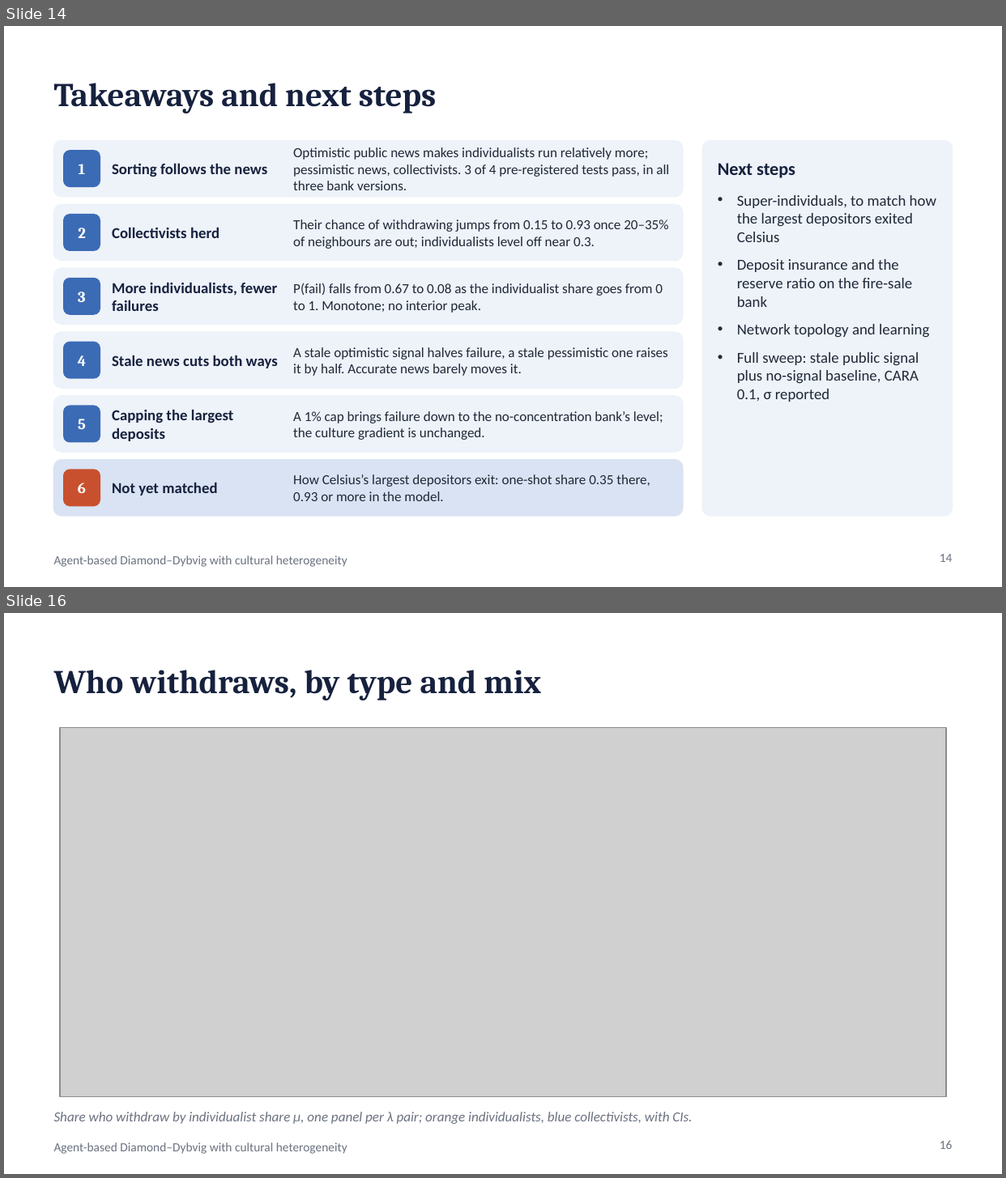
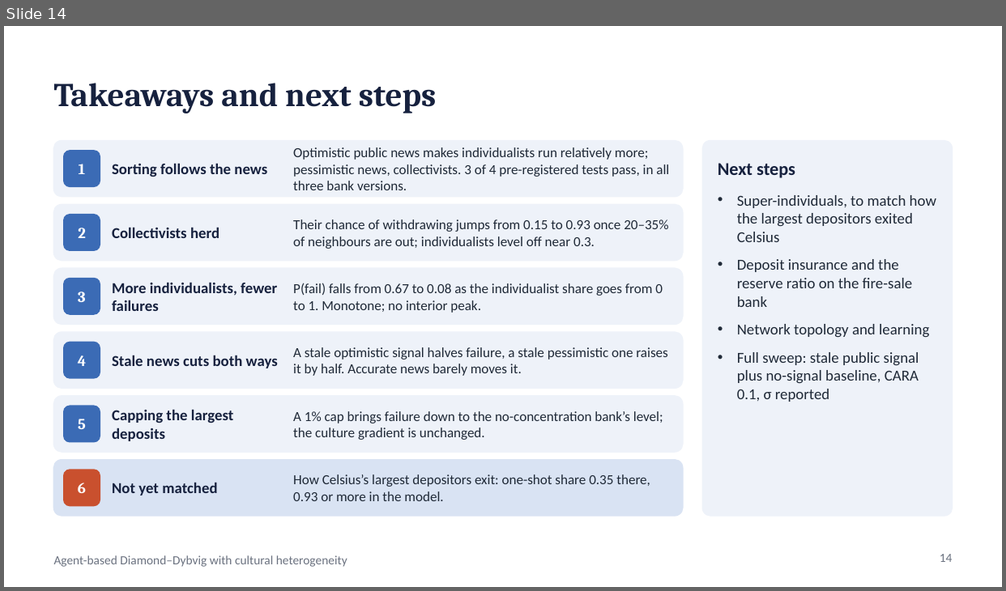
Before and after one commit to wlstover/BankRuns5, a slide deck: docs/deck_2026-10-26_seminar.pptx. Shown one above the other, each under a label of ours: slides 14 and 16 before the commit, slide 14 after it; the slides between them are not shown. The pictures are 1006x1178 and 1006x591 pixels, drawn with LibreOffice and Linux fonts; fonts in the diff are those of the drawing; grey boxes stand for pictures. Boxes give left, top, right and bottom in pixels: in the first picture for what was removed or moved away, otherwise in the second. Text is boxed around its words. In the diff, an @@ line names an element or a change of style, - is before the commit and + after.

```diff
--- a/docs/deck_2026-10-26_seminar.pptx
+++ b/docs/deck_2026-10-26_seminar.pptx
@@ slide 16 removed at [4, 613, 1002, 1174], background #FFFFFF; not listed: 1 template element that a slide beside it also shows @@
@@ title removed at [54, 670, 541, 700] @@
-Who withdraws, by type and mix
@@ picture removed at [60, 728, 946, 1097] @@
@@ text removed at [54, 1112, 692, 1124] @@
-Share who withdraw by individualist share μ, one panel per λ pair; orange individualists, blue collectivists, with CIs.
@@ page number removed at [940, 1140, 953, 1149] @@
-16
```
Also in this commit, not shown: 2 other slides removed, 2 other files.
